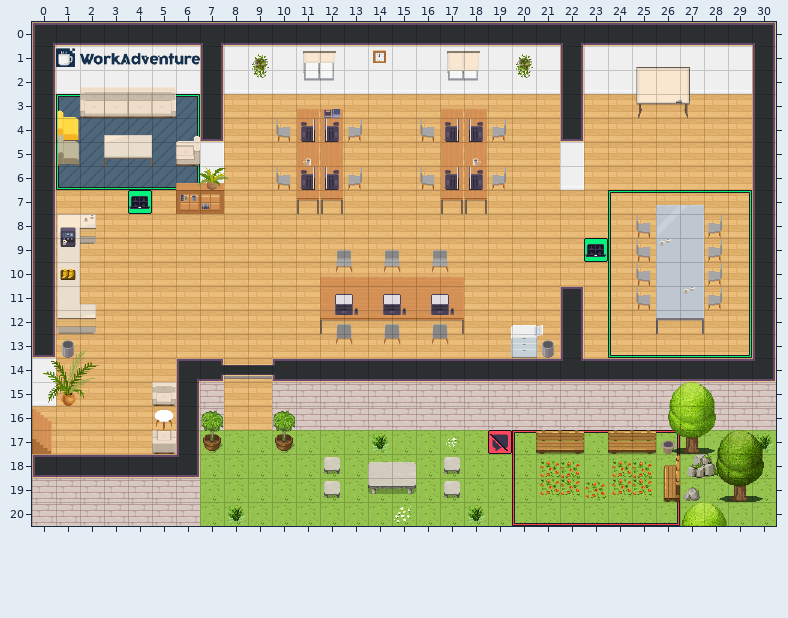
Two versions of a level (Tiled map (JSON), office.tmj). That is the earlier state.
Cells are 32x32 px. Shown: x 0..30, y 0..20.
The same view after the edit:
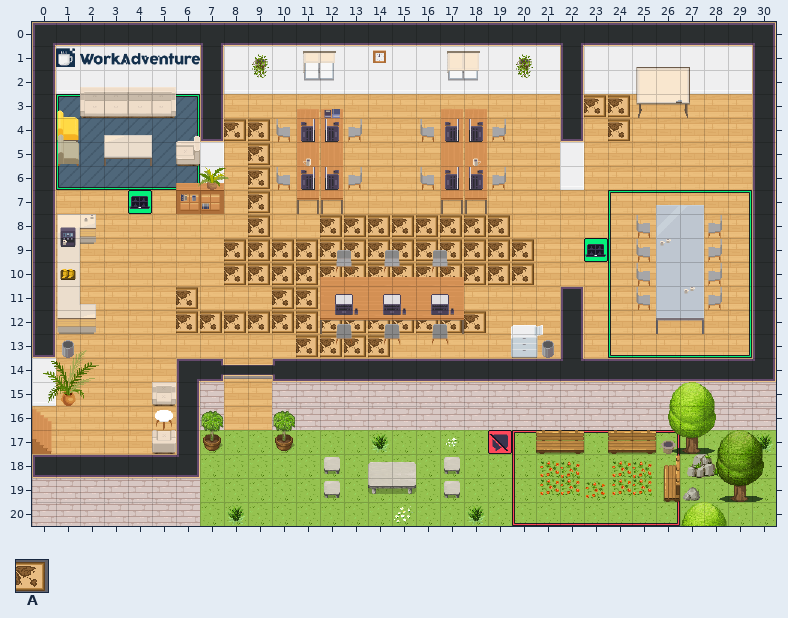
Key: from "WA_Decoration": A 25.
_ is an empty cell.
The exact change:
Layer "floor/floor2":
y 3: x 23..24 __ -> AA
y 4: x 8..9 __ -> AA; x 24 _ -> A
y 5..7: x 9 _ -> A
y 8: x 9 _ -> A; x 12..19 ________ -> AAAAAAAA
y 9..10: x 8..20 _____________ -> AAAAAAAAAAAAA
y 11: x 6 _ -> A; x 10..11 __ -> AA
y 12: x 6..18 _____________ -> AAAAAAAAAAAAA
y 13: x 11..14 ____ -> AAAA
